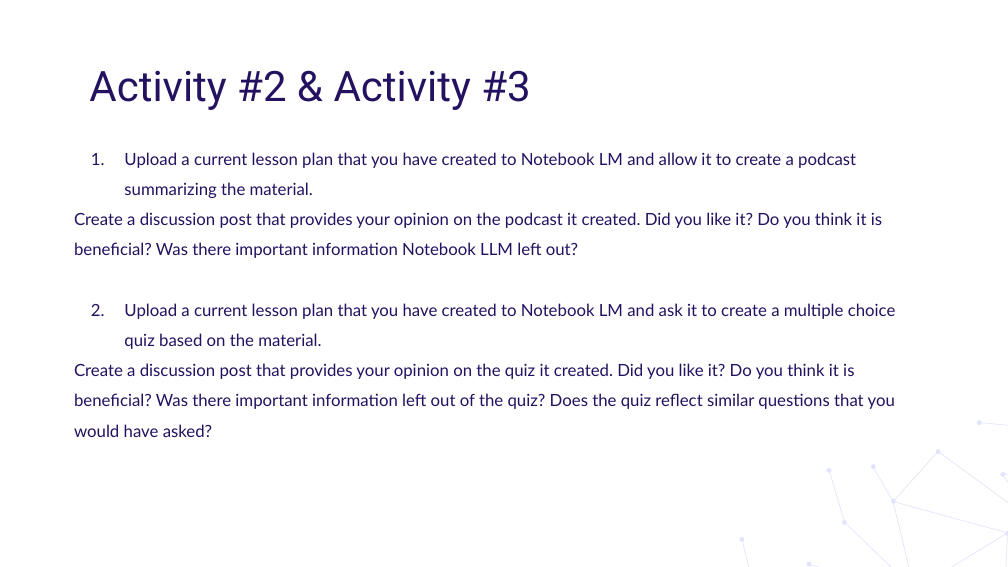
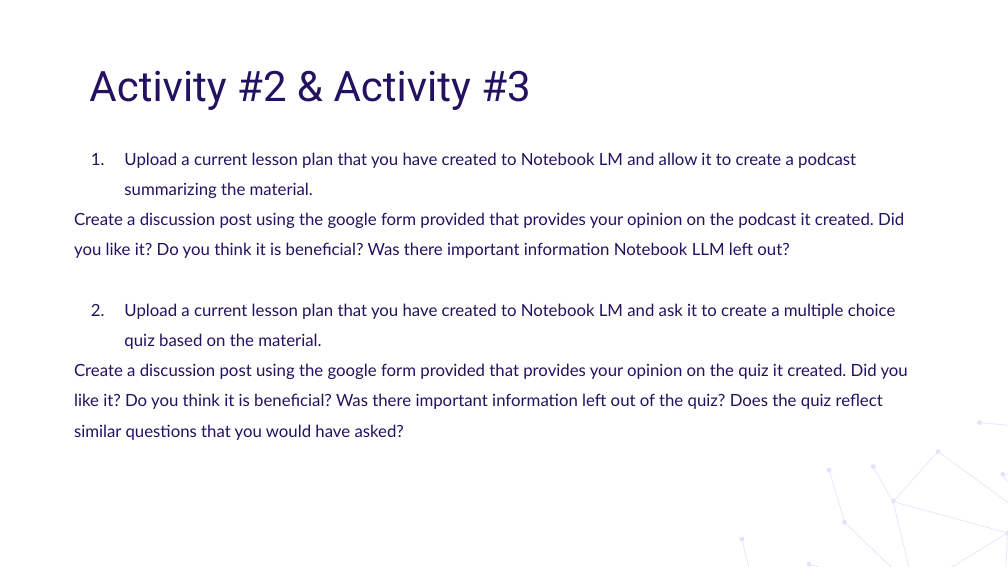
Before and after one commit to bellacalicchio/wm-buad5742, a slide deck: slide 32 of downloads/module1.pptx. Drawn at 1008x567 pixels with LibreOffice and Linux fonts; fonts in the diff are those of the drawing; background and template pictures are left out. Boxes give left, top, right and bottom in pixels: in the first picture for what was removed or moved away, otherwise in the second. Text is boxed around its words. In the diff, an @@ line names an element or a change of style, - is before the commit and + after.

Commit message:
Added Module 1 discussion section

```diff
--- a/downloads/module1.pptx
+++ b/downloads/module1.pptx
@@ text at (74, 212, 904, 258): text changed @@
-Create a discussion post that provides your opinion on the podcast it created. Did you like it? Do you think it is beneficial? Was there important information Notebook LLM left out?
+Create a discussion post using the google form provided that provides your opinion on the podcast it created. Did you like it? Do you think it is beneficial? Was there important information Notebook LLM left out?
@@ text at (74, 363, 908, 440): text changed @@
-Create a discussion post that provides your opinion on the quiz it created. Did you like it? Do you think it is beneficial? Was there important information left out of the quiz? Does the quiz reflect similar questions that you would have asked?
+Create a discussion post using the google form provided that provides your opinion on the quiz it created. Did you like it? Do you think it is beneficial? Was there important information left out of the quiz? Does the quiz reflect similar questions that you would have asked?
```
Also in this commit, not shown: 1 other slide changed, 1 other file.
